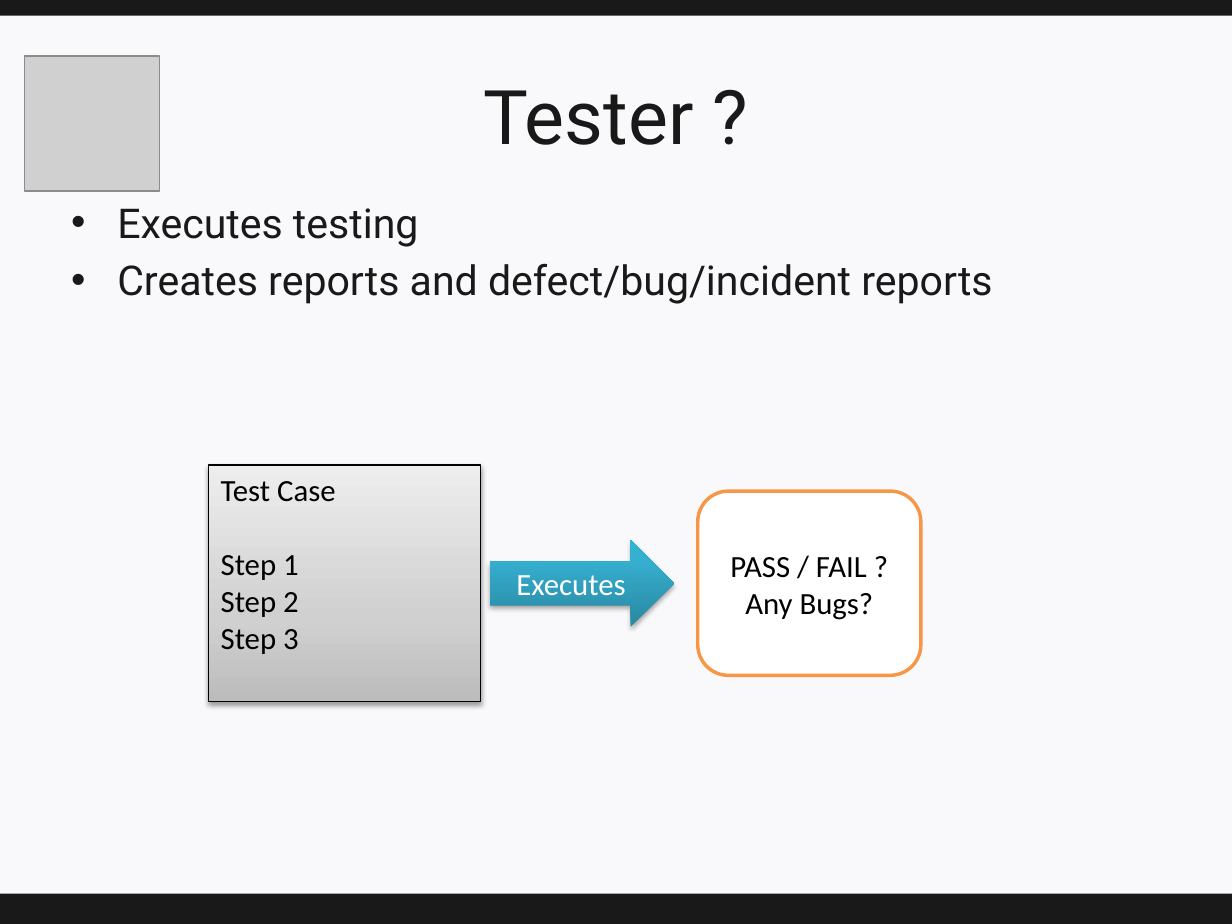
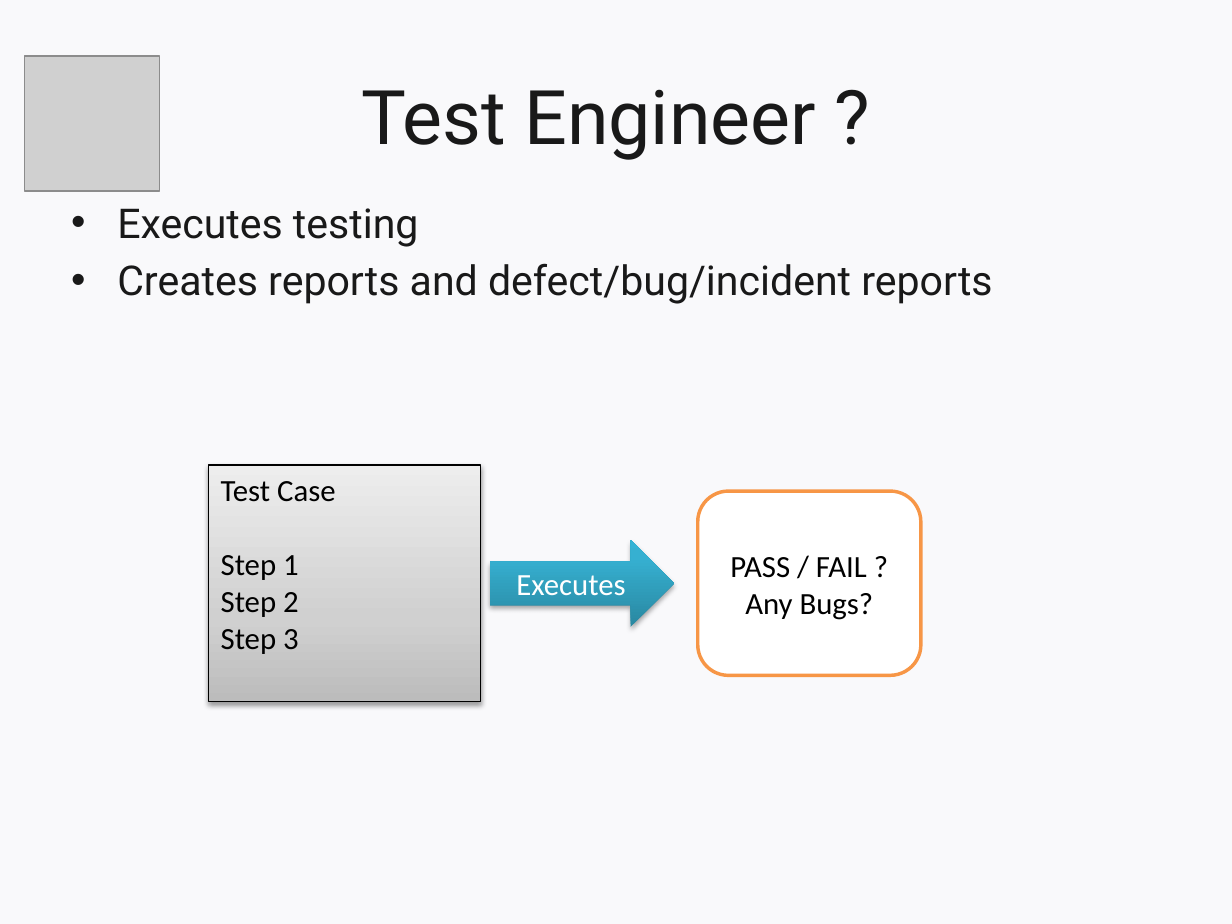
Before and after one commit to narsuman/software-testing-course, a slide deck: slide 3 of underwork/Course-topic-general-concepts-related-to-testing.pptx (slide 4 before the commit). Drawn at 1232x924 pixels with LibreOffice and Linux fonts; fonts in the diff are those of the drawing; grey boxes stand for pictures; background and template pictures are left out. Boxes give left, top, right and bottom in pixels: in the first picture for what was removed or moved away, otherwise in the second. Text is boxed around its words. In the diff, an @@ line names an element or a change of style, - is before the commit and + after.

```diff
--- a/underwork/Course-topic-general-concepts-related-to-testing.pptx
+++ b/underwork/Course-topic-general-concepts-related-to-testing.pptx
@@ rectangle removed at bbox=[0, 0, 1232, 16] @@
@@ title at bbox=[361, 89, 816, 160]: text changed @@
-Tester ?
+Test Engineer ?
@@ rectangle removed at bbox=[0, 893, 1232, 924] @@
```
Also in this commit, not shown: 80 other slides changed, 2 slides removed, 1 other file.
